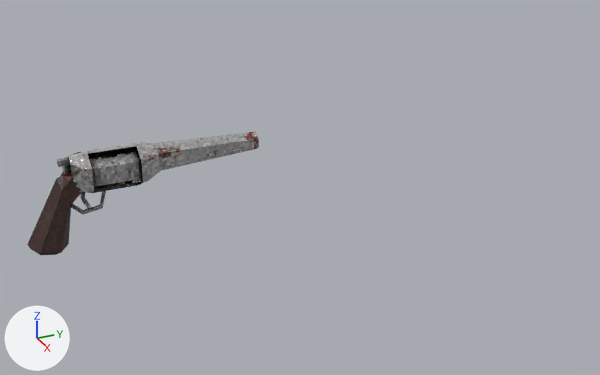
Renders of the glTF model Assets/wep/revolver/revolver.glb from each side of a commit.
The view is the same before and after, from a 50 mm camera at (2.79, -0.62, 1.18) aimed at (0.07, 0.61, -0.18). Every picture has the same lights, and +X, +Y and +Z are marked at lower left. Vertices at the same position are counted once.

The first picture shows 'Hammer', 'base', 'trigger'.
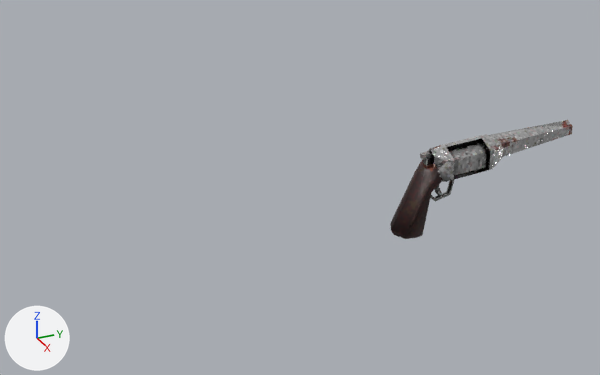
Diff of the bpy script that builds the scene:
```diff
--- a/Assets/wep/revolver/revolver.glb.py
+++ b/Assets/wep/revolver/revolver.glb.py
@@ me_cylinder_002 @@
 # used by ob_base; location = (0.0, -0.323, -0.241); rotation_euler = (-0.899, 0.0, 0.0), in degrees (-52, 0, 0); scale = (0.508, 0.508, 0.508)
-me_cylinder_002.from_pydata(...)  # 116 vertices, 224 faces; spans x -0.14..0.14, y -0.4..0.61, z -0.17..1.56
+me_cylinder_002.from_pydata(...)  # 368 vertices, 718 faces; spans x -0.14..0.14, y -0.4..0.61, z -0.17..1.56
+# me_cylinder_002 part 1: a new loose piece of 80 vertices spanning x -0.11..0.11, y -0.3..0.1, z 0.43..0.85, in mat_mat_revolver
 me_cylinder_002.materials.append(mat_mat_revolver)
@@ ob_base @@
 ob_base = bpy.data.objects.new('base', me_cylinder_002)
-ob_base.location = (0.0, -0.323, -0.241)
-ob_base.rotation_euler = (-0.899, 0.0, 0.0)  # degrees (-52, 0, 0)
+ob_base.location = (0.215, 1.051, -0.369)
+ob_base.rotation_euler = (-0.853, -0.00138, 0.0297)  # degrees (-49, -0.1, 1.7)
 ob_base.scale = (0.508, 0.508, 0.508)
@@ ob_hammer @@
 ob_hammer = bpy.data.objects.new('Hammer', me_cube_001)
-ob_hammer.location = (0.0, -0.323, -0.241)
-ob_hammer.rotation_euler = (-0.899, 0.0, 0.0)  # degrees (-52, 0, 0)
+ob_hammer.location = (0.215, 1.051, -0.369)
+ob_hammer.rotation_euler = (-0.853, -0.00138, 0.0297)  # degrees (-49, -0.1, 1.7)
 ob_hammer.scale = (0.508, 0.508, 0.508)
@@ ob_trigger @@
 ob_trigger = bpy.data.objects.new('trigger', me_cylinder_004)
-ob_trigger.location = (0.0, -0.323, -0.241)
-ob_trigger.rotation_euler = (-0.899, 0.0, 0.0)  # degrees (-52, 0, 0)
+ob_trigger.location = (0.215, 1.051, -0.369)
+ob_trigger.rotation_euler = (-0.853, -0.00138, 0.0297)  # degrees (-49, -0.1, 1.7)
 ob_trigger.scale = (0.508, 0.508, 0.508)
```

What differs and where, as boxes (x1, y1, x2, y2) in the pictures (600 x 375 px):
'base', reshaped, moved, turned: before (27, 131, 259, 255); after (390, 120, 573, 239)
'Hammer', moved, turned: before (57, 157, 71, 176); after (420, 151, 432, 168)
'trigger', moved, turned: before (81, 192, 91, 209); after (434, 185, 442, 196)
part 1 of me_cylinder_002, added: after (448, 141, 488, 175)
